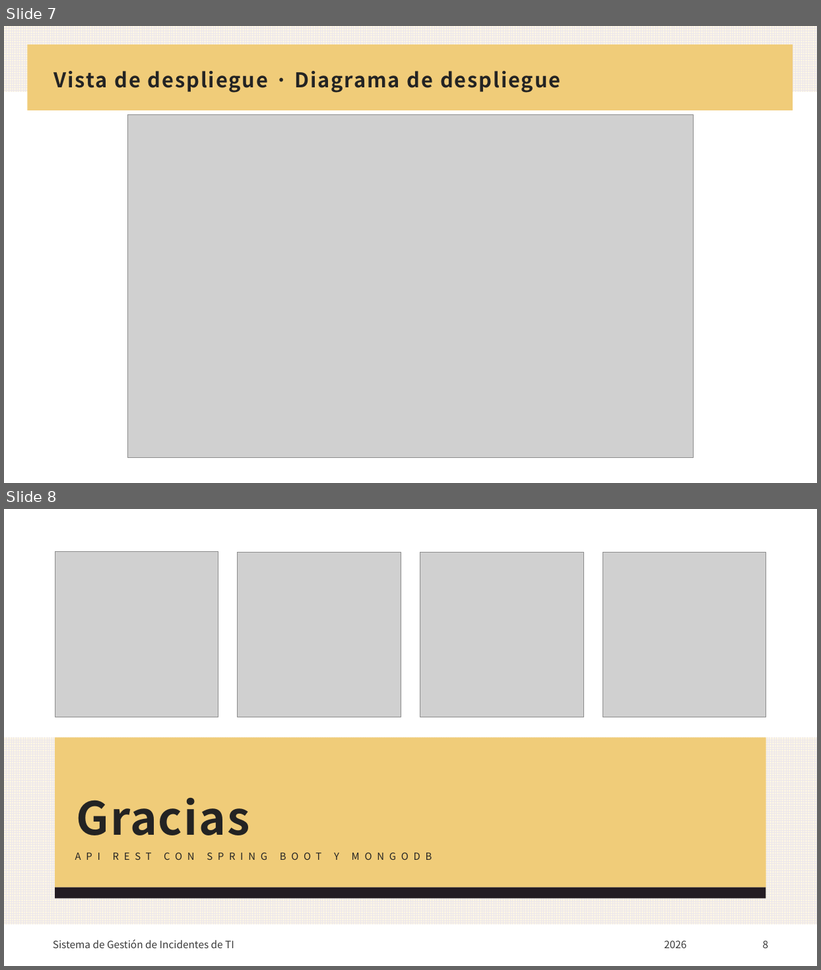
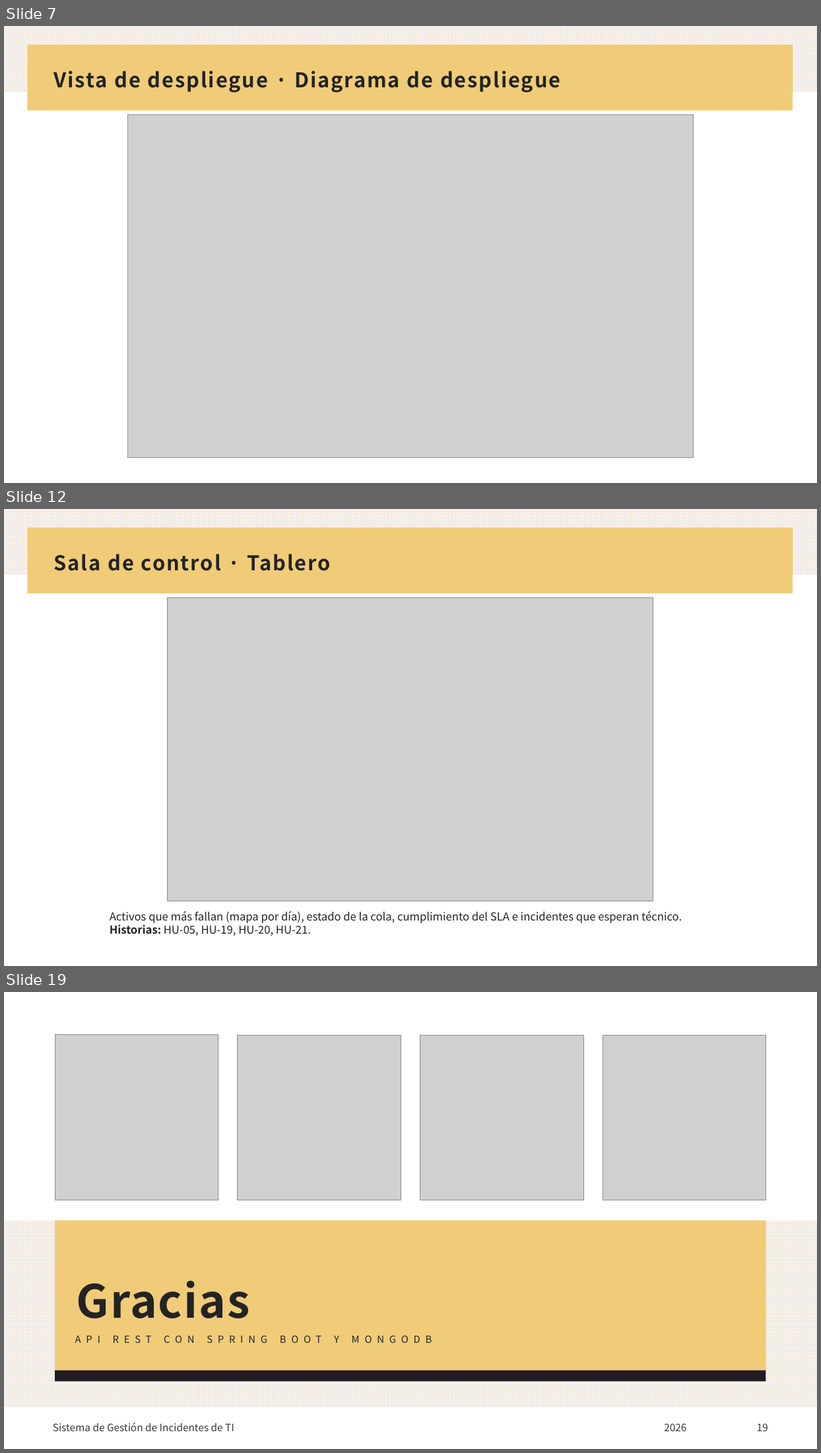
Before and after one commit to Hurtado43/Backend-Gestion-de-incidentes, a slide deck: docs/Presentacion - Sistema de Gestion de Incidentes de TI.pptx. Shown one above the other, each under a label of ours: slides 7 and 8 before the commit, slides 7, 12 and 19 after it; the slides between them are not shown. The pictures are 821x970 and 821x1453 pixels, drawn with LibreOffice and Linux fonts; fonts in the diff are those of the drawing; grey boxes stand for pictures. Boxes give left, top, right and bottom in pixels: in the first picture for what was removed or moved away, otherwise in the second. Text is boxed around its words. In the diff, an @@ line names an element or a change of style, - is before the commit and + after.

Commit message:
Presentación con historias de usuario y capturas de la sala de control
Agrega el resumen por épica, las 25 historias, un ejemplo con criterios de
aceptación (HU-19) y una diapositiva por pantalla con las historias que cubre.

```diff
--- a/docs/Presentacion - Sistema de Gestion de Incidentes de TI.pptx
+++ b/docs/Presentacion - Sistema de Gestion de Incidentes de TI.pptx
@@ slide 12 added at <box>4,509,817,966</box>, background #FFFFFF; not listed: 2 template elements that a slide beside it also shows @@
@@ title added at <box>54,554,331,571</box>, 24 pt, text #232323, bold @@
+Sala de control · Tablero
@@ picture added at <box>168,597,653,901</box> @@
@@ text added at <box>110,911,682,936</box>, 13 pt, text #232323 @@
+Activos que más fallan (mapa por día), estado de la cola, cumplimiento del SLA e incidentes que esperan técnico. Historias: HU‑05, HU‑19, HU‑20, HU‑21.
@@ what was slide 8 is now slide 19 @@
@@ page number at <box>757,1424,768,1432</box>: text changed @@
-8
+19
```
Also in this commit, not shown: 10 other slides added.
